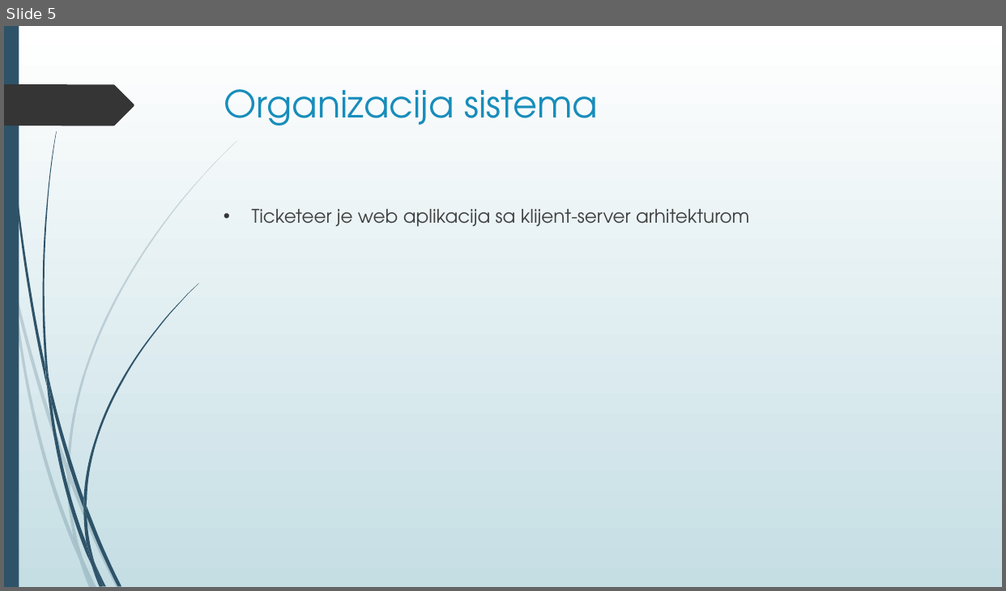
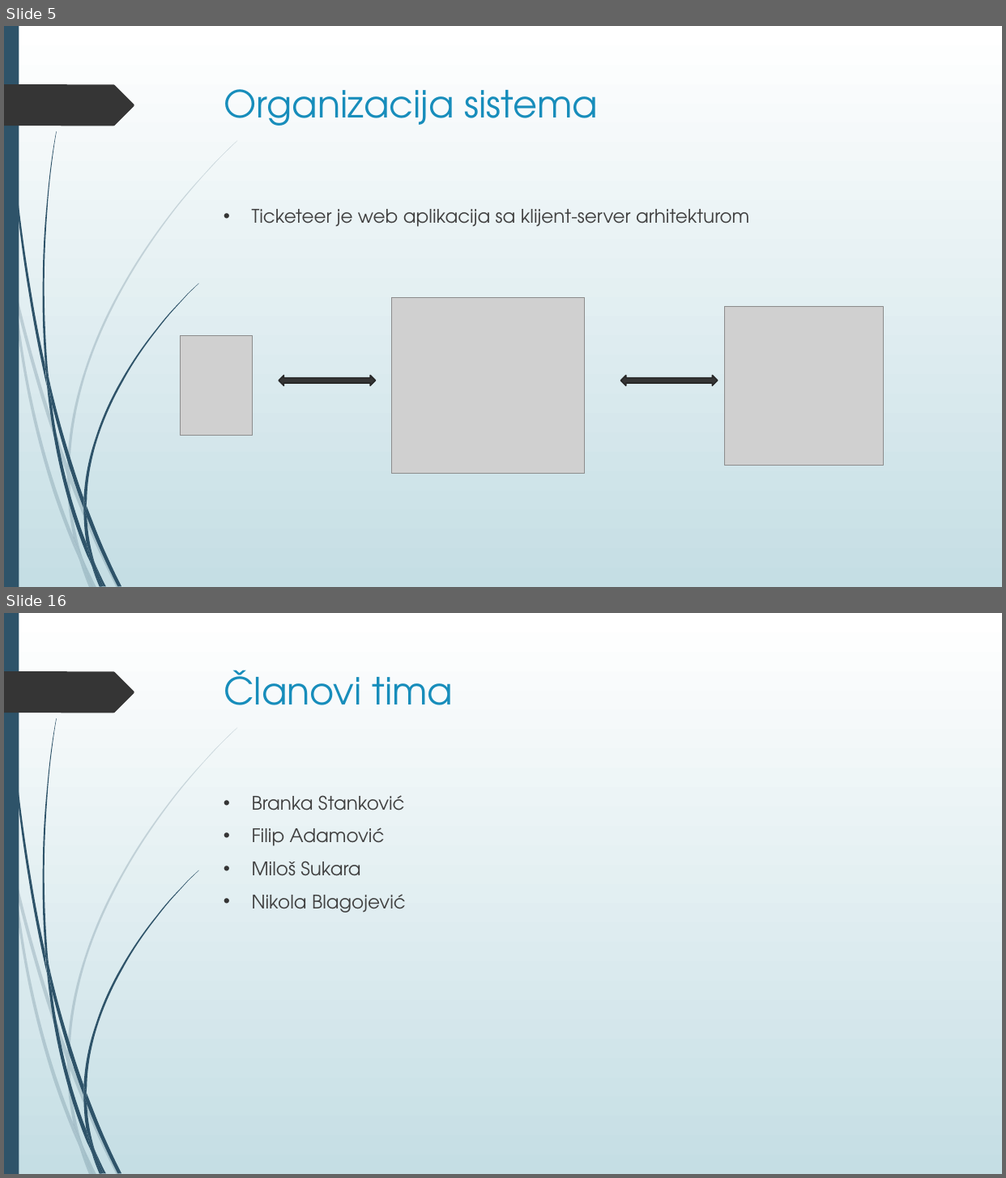
Before and after one commit to BNikola/ticketeer_old, a slide deck: Ticketeer.pptx. Shown one above the other, each under a label of ours: slide 5 before the commit, slides 5 and 16 after it; the slides between them are not shown. The pictures are 1006x591 and 1006x1178 pixels, drawn with LibreOffice and Linux fonts; fonts in the diff are those of the drawing; grey boxes stand for pictures. Boxes give left, top, right and bottom in pixels: in the first picture for what was removed or moved away, otherwise in the second. Text is boxed around its words. In the diff, an @@ line names an element or a change of style, - is before the commit and + after.

```diff
--- a/Ticketeer.pptx
+++ b/Ticketeer.pptx
@@ slide 16 added at (4, 613, 1002, 1174), background gradient #FFFFFF to #C5DEE5; not listed: 24 template elements that a slide beside it also shows @@
@@ title added at (224, 670, 454, 705), 36 pt, text #178DBB @@
+Članovi tima
@@ text added at (252, 795, 406, 913), 18 pt, text #404040 @@
+• Branka Stanković
+• Filip Adamović
+• Miloš Sukara
+• Nikola Blagojević
@@ slide 5 changed as well @@
@@ picture added at (392, 297, 585, 474) @@
@@ picture added at (724, 306, 883, 466) @@
@@ picture added at (180, 336, 252, 436) @@
@@ left right arrow added at (279, 376, 375, 386), fill #353535, outline #272727 1.25 pt @@
@@ left right arrow added at (621, 376, 718, 386), fill #353535, outline #272727 1.25 pt @@
```
Also in this commit, not shown: 5 other slides changed, 10 other slides added, 1 slide removed, 2 other files.
